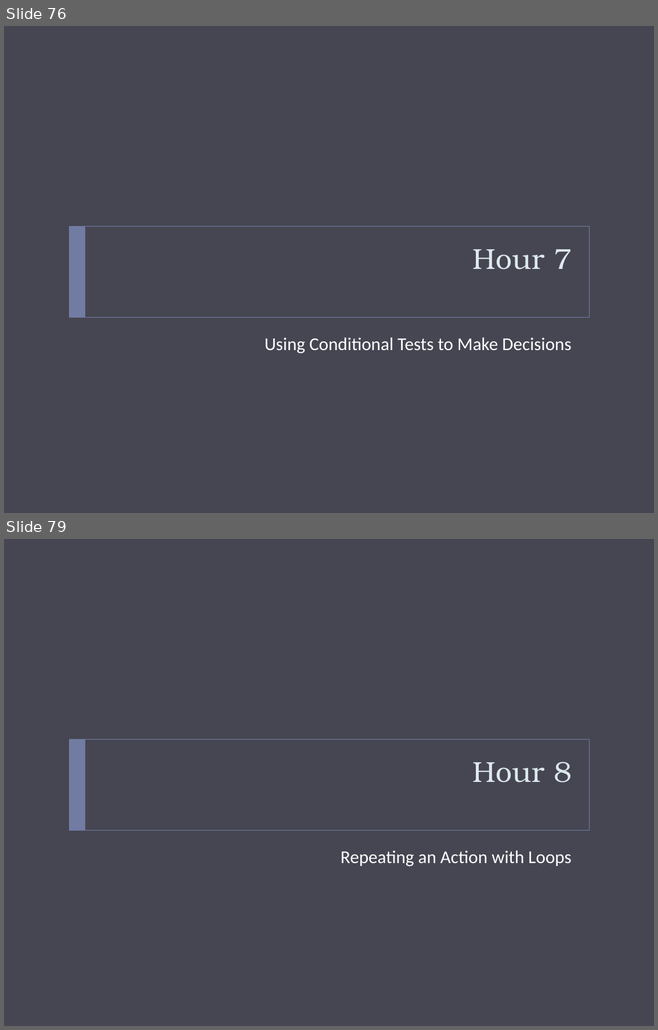
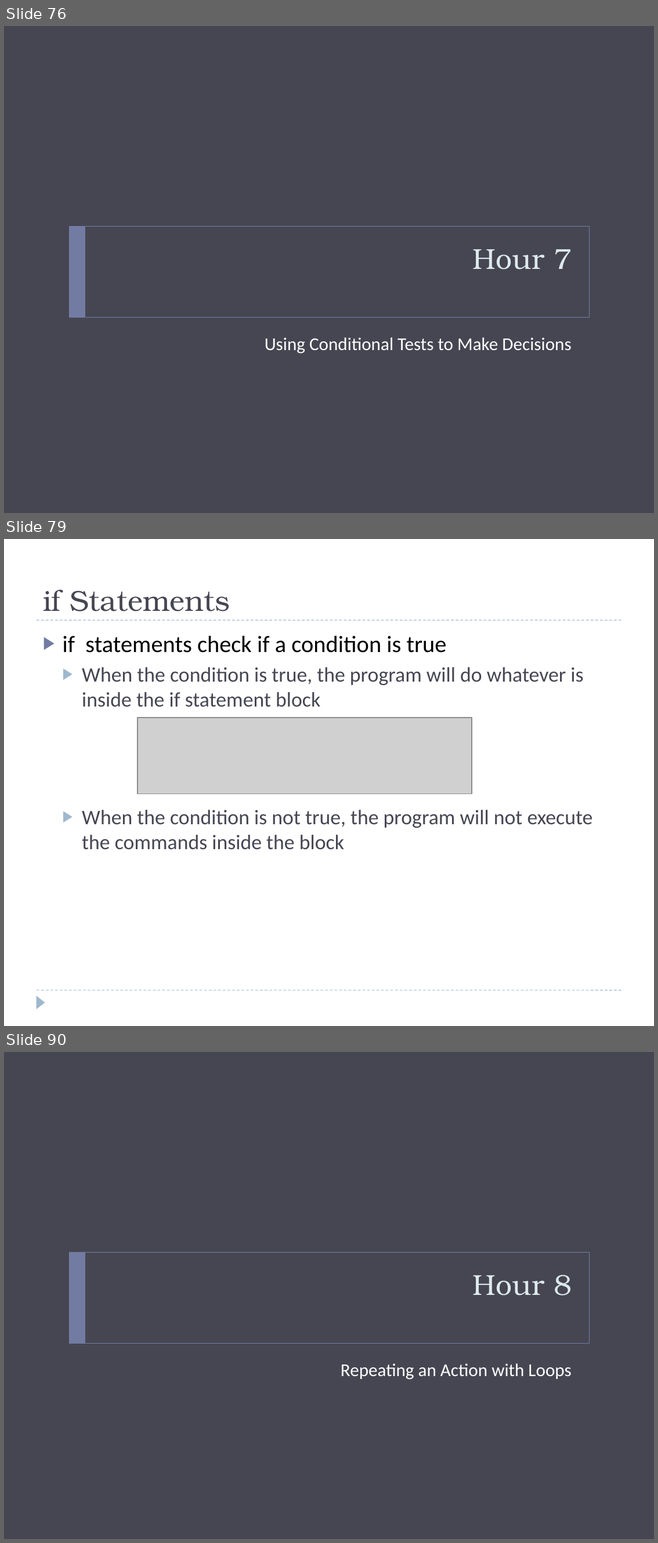
Before and after one commit to bcraig108/JavaClass_2013_Summer, a slide deck: Introduction to Java Programming.pptx. Shown one above the other, each under a label of ours: slides 76 and 79 before the commit, slides 76, 79 and 90 after it; the slides between them are not shown. The pictures are 658x1030 and 658x1543 pixels, drawn with LibreOffice and Linux fonts; fonts in the diff are those of the drawing; grey boxes stand for pictures; background and template pictures are left out. Boxes give left, top, right and bottom in pixels: in the first picture for what was removed or moved away, otherwise in the second. Text is boxed around its words. In the diff, an @@ line names an element or a change of style, - is before the commit and + after.

Commit message:
Conditional Chapter Initial delivery

```diff
--- a/Introduction to Java Programming.pptx
+++ b/Introduction to Java Programming.pptx
@@ slide 79 added at <box>4,539,654,1026</box>, background #FFFFFF @@
@@ title added at <box>43,589,230,611</box>, 32 pt, text #464653 @@
+if Statements
@@ line added from (36, 620) to (621, 620), #9FB8CD 0.75 pt dashed @@
@@ text added at <box>63,636,593,850</box>, 23 pt, text #464653 @@
+▶ if statements check if a condition is true
+  ▶ When the condition is true, the program will do whatever is inside the if statement block
+  ▶ When the condition is not true, the program will not execute the commands inside the block
@@ picture added at <box>137,718,471,794</box> @@
@@ line added from (36, 990) to (621, 990), #9FB8CD 0.75 pt dashed @@
@@ triangle added at <box>36,995,45,1009</box>, fill #9FB8CD @@
@@ what was slide 79 is now slide 90 @@
```
Also in this commit, not shown: 1 slide changed, 11 other slides added, 1 slide removed, 2 other files.
